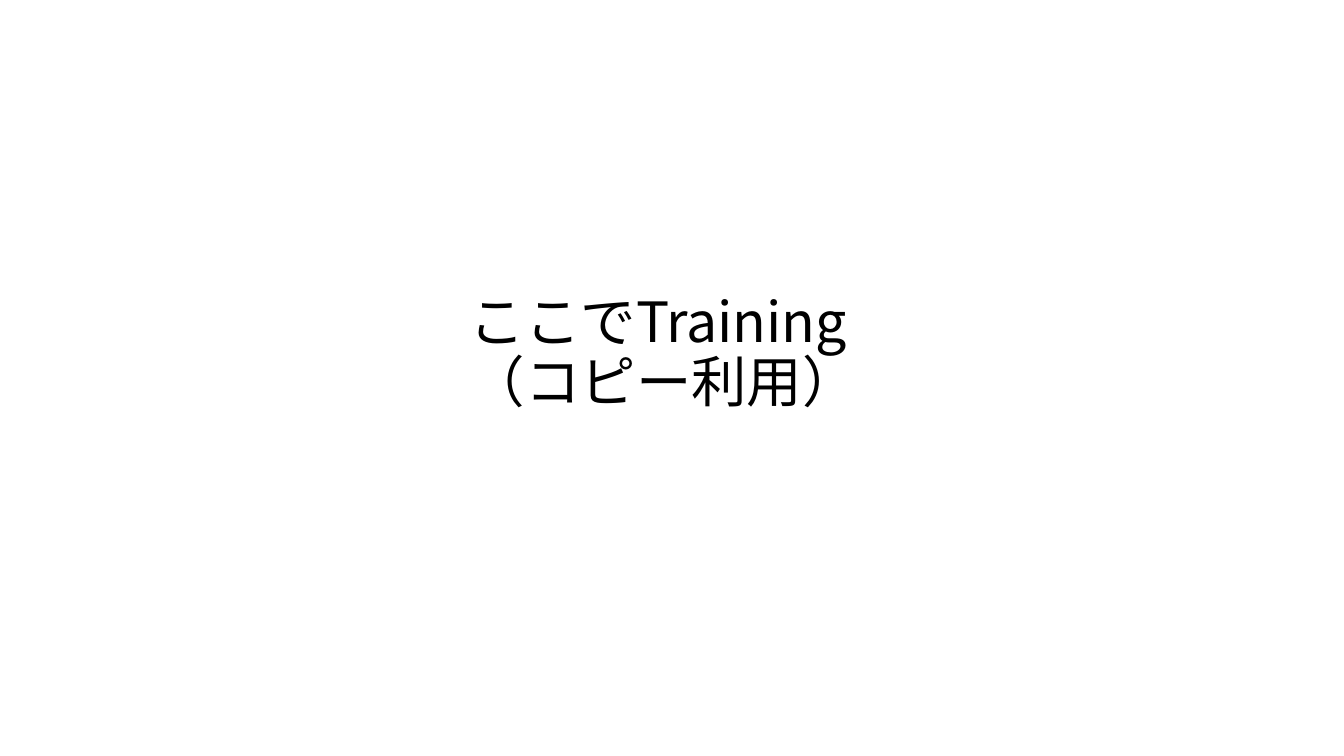
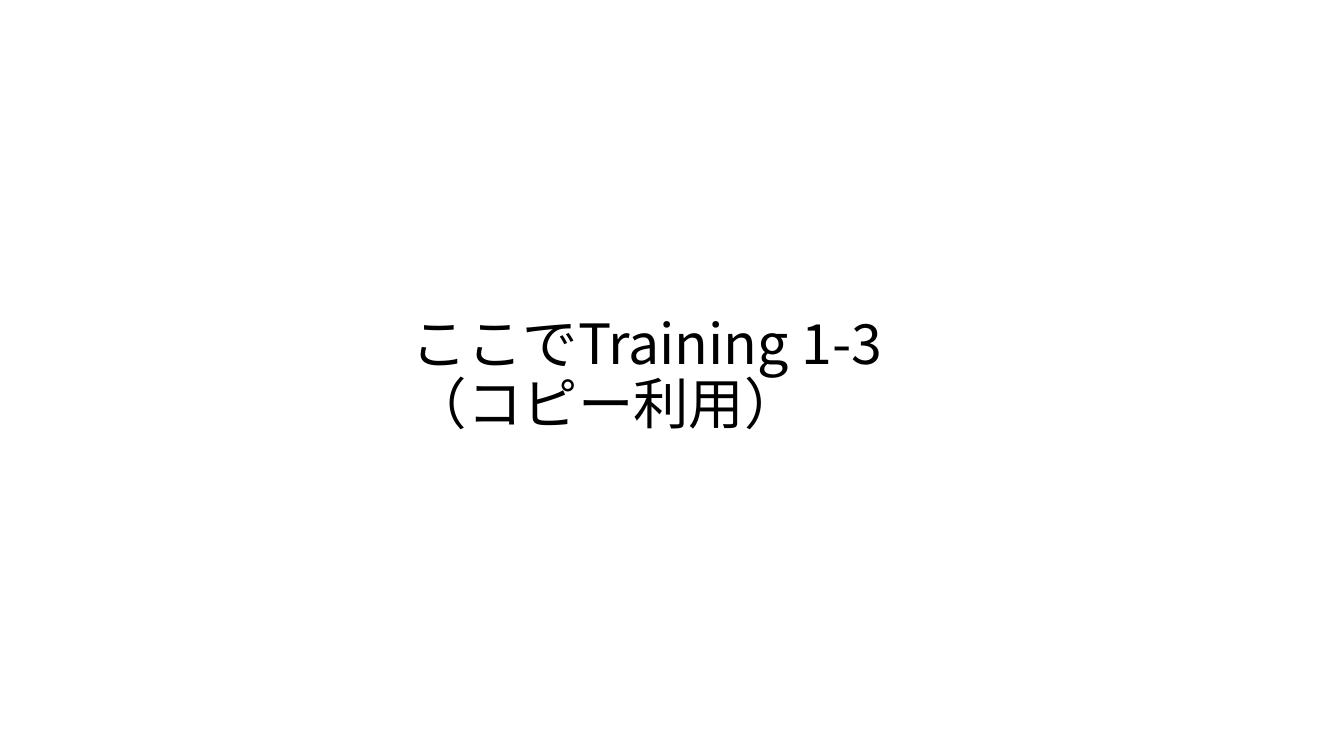
Before and after one commit to masakage/algorithm, a slide deck: slide 8 of docs/第4回繰り返し処理.pptx. Drawn at 1344x756 pixels with LibreOffice and Linux fonts; fonts in the diff are those of the drawing. Boxes give left, top, right and bottom in pixels: in the first picture for what was removed or moved away, otherwise in the second. Text is boxed around its words. In the diff, an @@ line names an element or a change of style, - is before the commit and + after.

```diff
--- a/docs/第4回繰り返し処理.pptx
+++ b/docs/第4回繰り返し処理.pptx
@@ title at [412, 321, 882, 429]: text changed @@
-ここでTraining
-（コピー利用）
+ここでTraining 1-3
+（コピー利用）
```
Also in this commit, not shown: 1 other slide changed, 1 other file.
